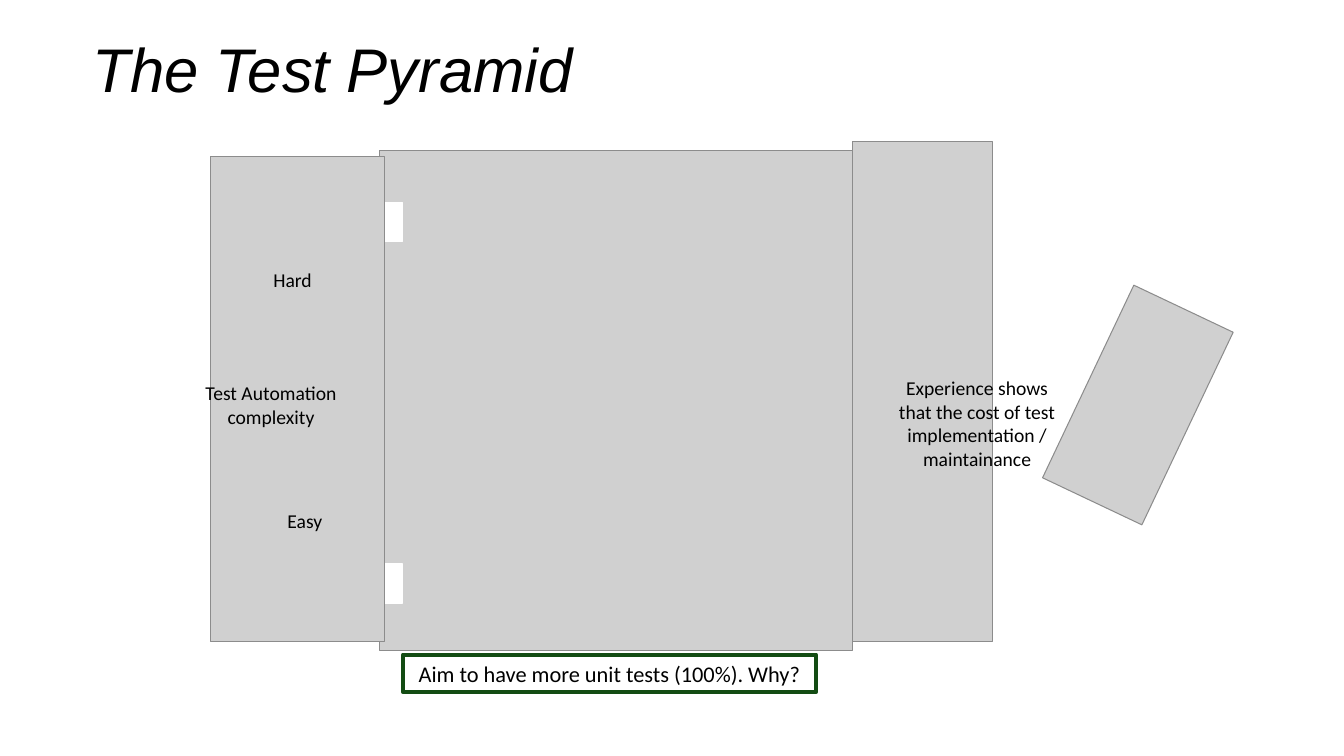
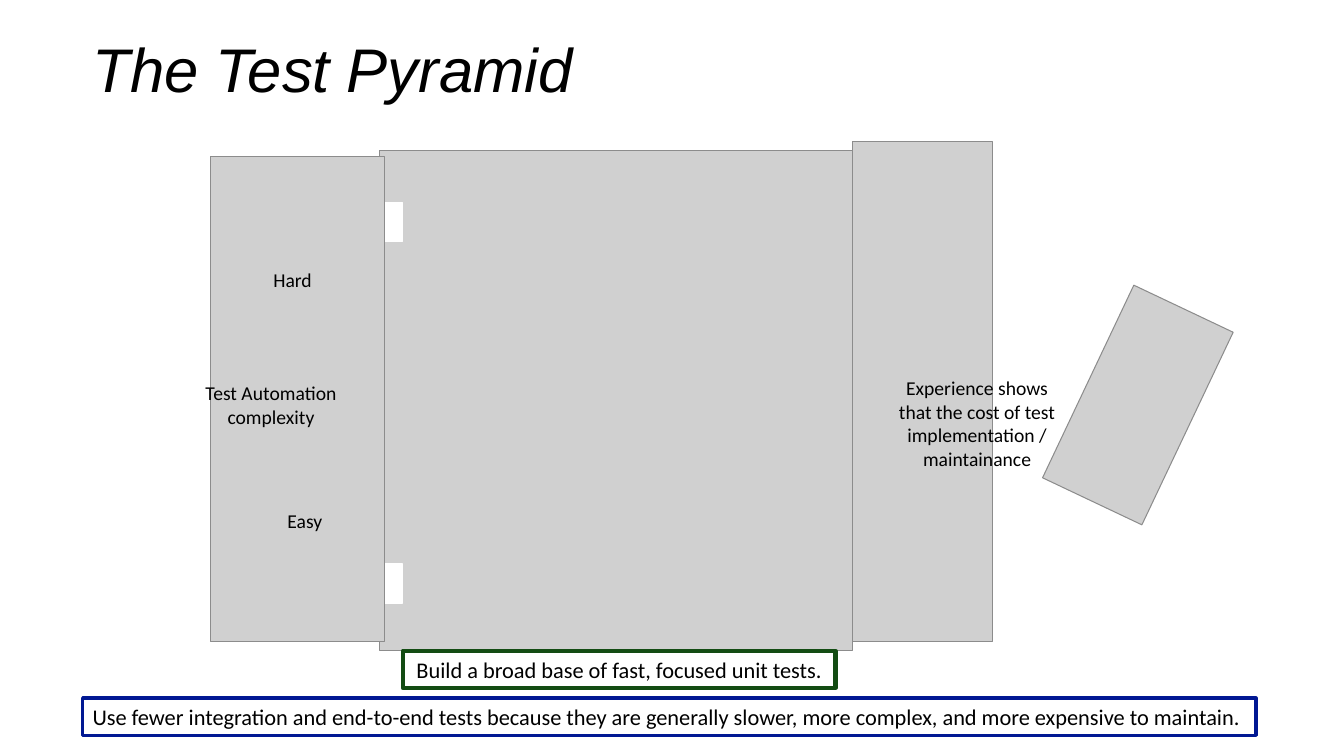
Before and after one commit to johnxu21/johnxu21.github.io, a slide deck: slide 7 of teaching/CS472/Timetable/Software-Testing-and-CI.pptx (slide 6 before the commit). Drawn at 1344x756 pixels with LibreOffice and Linux fonts; fonts in the diff are those of the drawing; grey boxes stand for pictures. Boxes give left, top, right and bottom in pixels: in the first picture for what was removed or moved away, otherwise in the second. Text is boxed around its words. In the diff, an @@ line names an element or a change of style, - is before the commit and + after.

```diff
--- a/teaching/CS472/Timetable/Software-Testing-and-CI.pptx
+++ b/teaching/CS472/Timetable/Software-Testing-and-CI.pptx
@@ rectangle "Build a broad base of ...": place and size @@
-rectangle "Build a broad base of ..." at <box>403,655,817,693</box>
+rectangle "Build a broad base of ..." at <box>403,651,836,689</box>
@@ text in rectangle at <box>416,662,822,681</box>: text changed @@
-Aim to have more unit tests (100%). Why?
+Build a broad base of fast, focused unit tests.
@@ rectangle added at <box>83,699,1256,736</box>, outline #011893 2.25 pt, 16 pt, text #000000 @@
+Use fewer integration and end-to-end tests because they are generally slower, more complex, and more expensive to maintain.
```
Also in this commit, not shown: 4 other slides changed, 13 slides added, 11 slides removed, 3 other files.
